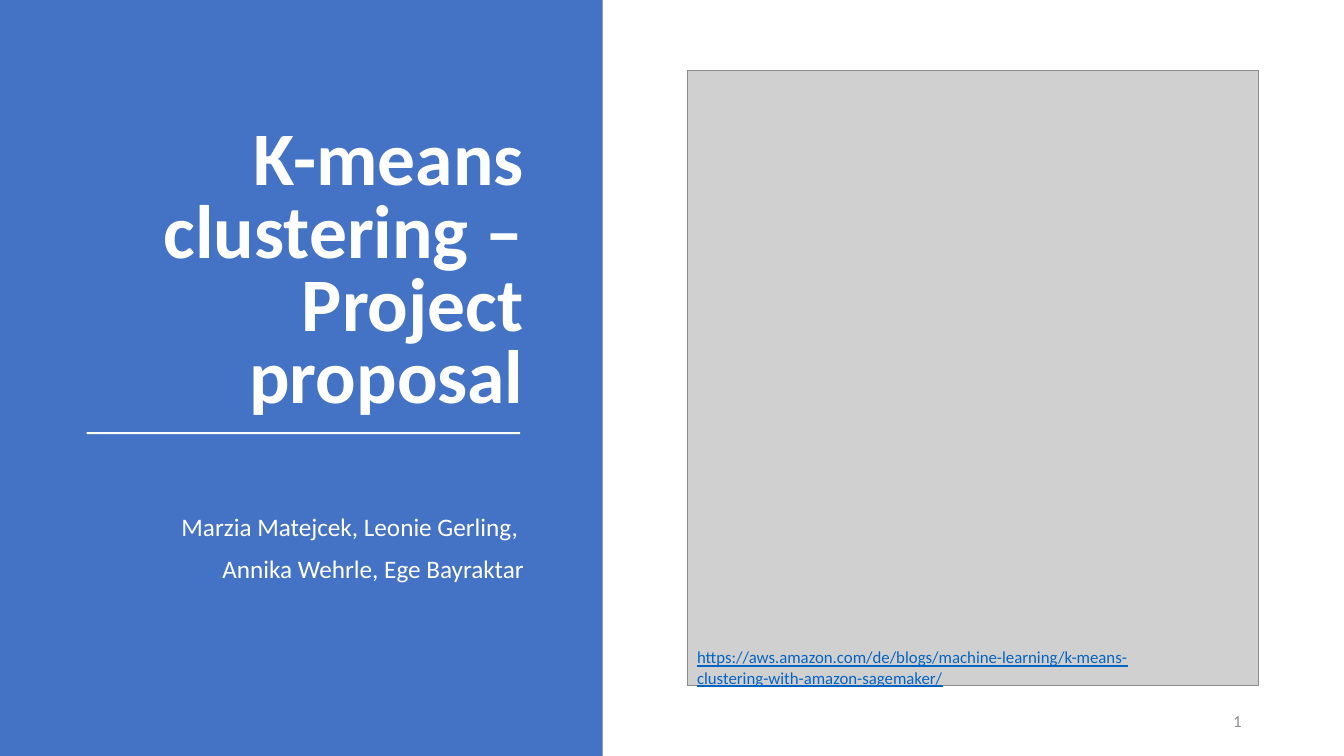
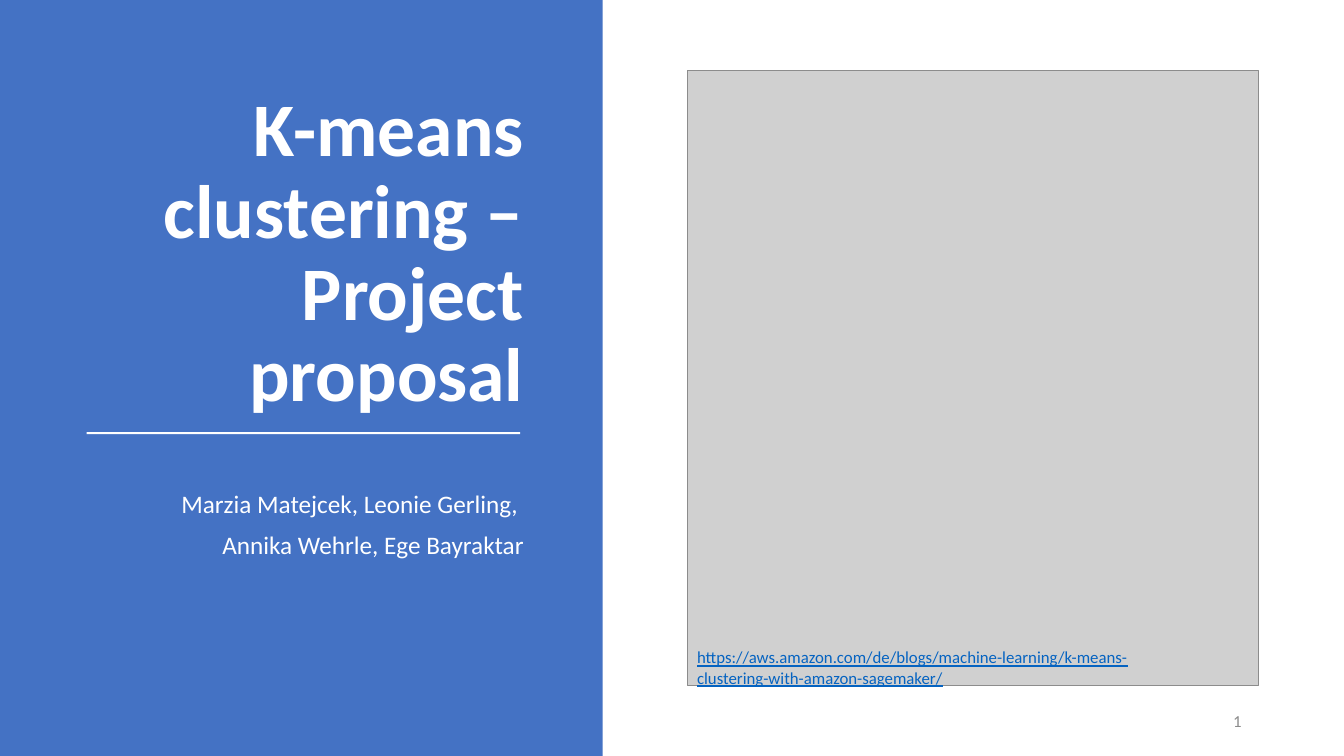
Before and after one commit to datascience-mobi/group-01-project-4-1, a slide deck: slide 1 of K-means clustering.pptx. Drawn at 1344x756 pixels with LibreOffice and Linux fonts; fonts in the diff are those of the drawing; grey boxes stand for pictures. Boxes give left, top, right and bottom in pixels: in the first picture for what was removed or moved away, otherwise in the second. Text is boxed around its words. In the diff, an @@ line names an element or a change of style, - is before the commit and + after.

```diff
--- a/K-means clustering.pptx
+++ b/K-means clustering.pptx
@@ text "K-means clustering – Project proposal" at bbox=[164, 107, 524, 413]: line spacing 0.8 to 0.9 @@
@@ text "Marzia Matejcek, Leonie Gerling,": place and size @@
-text "Marzia Matejcek, Leonie Gerling," at bbox=[181, 518, 523, 583]
+text "Marzia Matejcek, Leonie Gerling," at bbox=[181, 495, 523, 559]
```
Also in this commit, not shown: 6 other slides changed.
